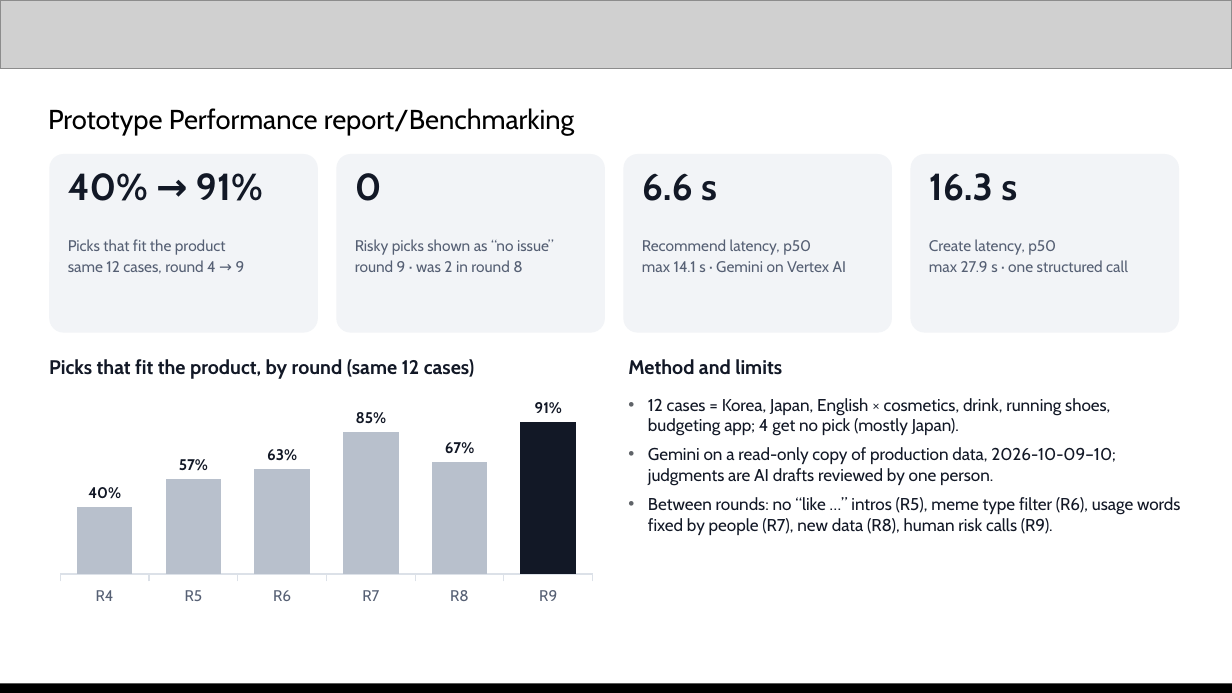
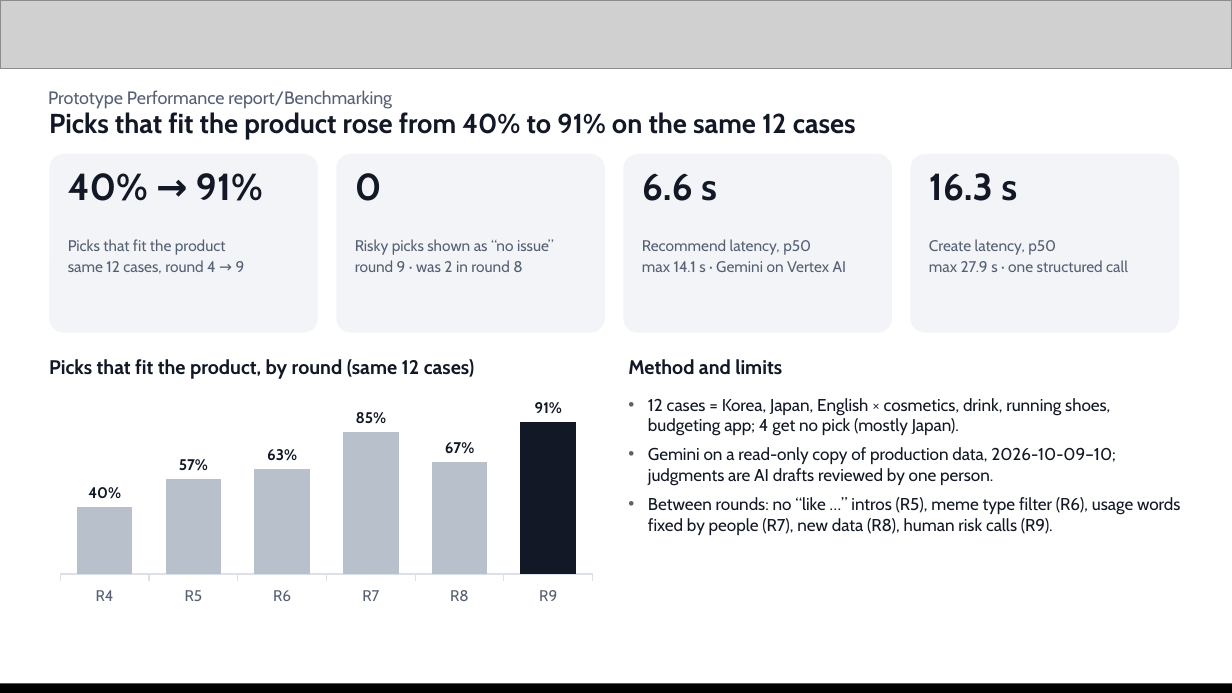
Before and after one commit to Sihyeon-Ji/trend-interpreter, a slide deck: slide 10 of docs/대회/제출/AI-Builder-Cup-제출-초안.pptx. Drawn at 1232x693 pixels with LibreOffice and Linux fonts; fonts in the diff are those of the drawing; grey boxes stand for pictures. Boxes give left, top, right and bottom in pixels: in the first picture for what was removed or moved away, otherwise in the second. Text is boxed around its words. In the diff, an @@ line names an element or a change of style, - is before the commit and + after.

```diff
--- a/docs/대회/제출/AI-Builder-Cup-제출-초안.pptx
+++ b/docs/대회/제출/AI-Builder-Cup-제출-초안.pptx
@@ text "Prototype Performance report/Benchmarking": place and size @@
-text "Prototype Performance report/Benchmarking" at (48,108,574,135)
+text "Prototype Performance report/Benchmarking" at (48,90,392,109)
@@ text "Prototype Performance report/Benchmarking" at (48,90,392,109): size 16 to 10.5 pt, text colour none to #566074 @@
@@ text added at (49,112,856,139), 16 pt, text #121826, bold @@
+Picks that fit the product rose from 40% to 91% on the same 12 cases
```
Also in this commit, not shown: 10 other slides changed, 3 slides added, 13 other files.
